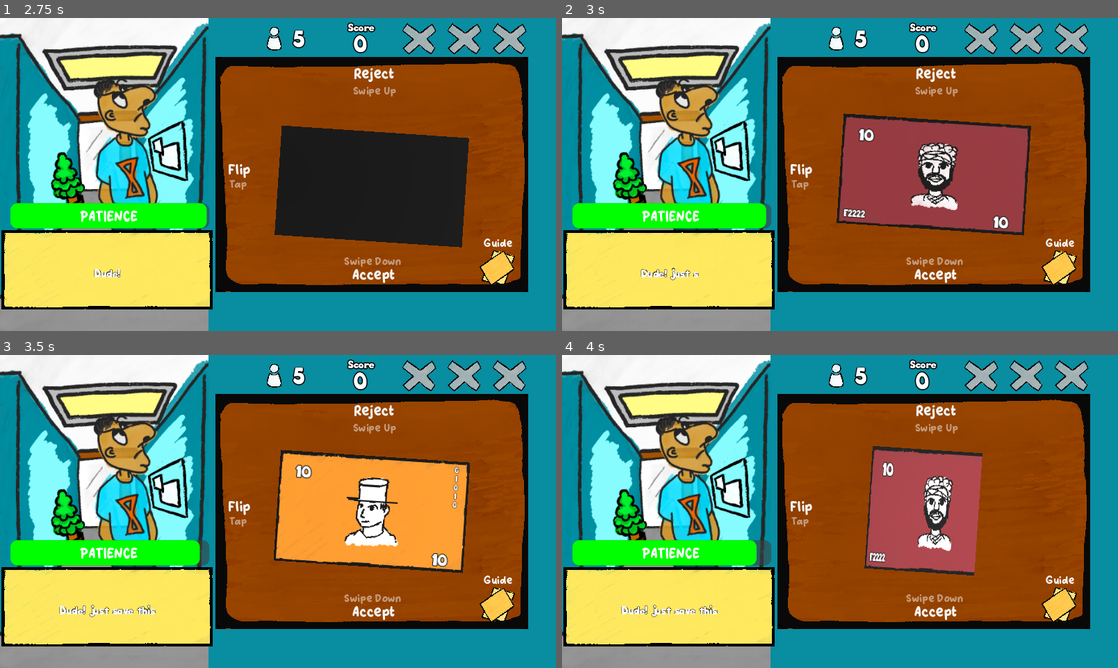
Above: before the commit, frames 1-4 (two rows, left to right).
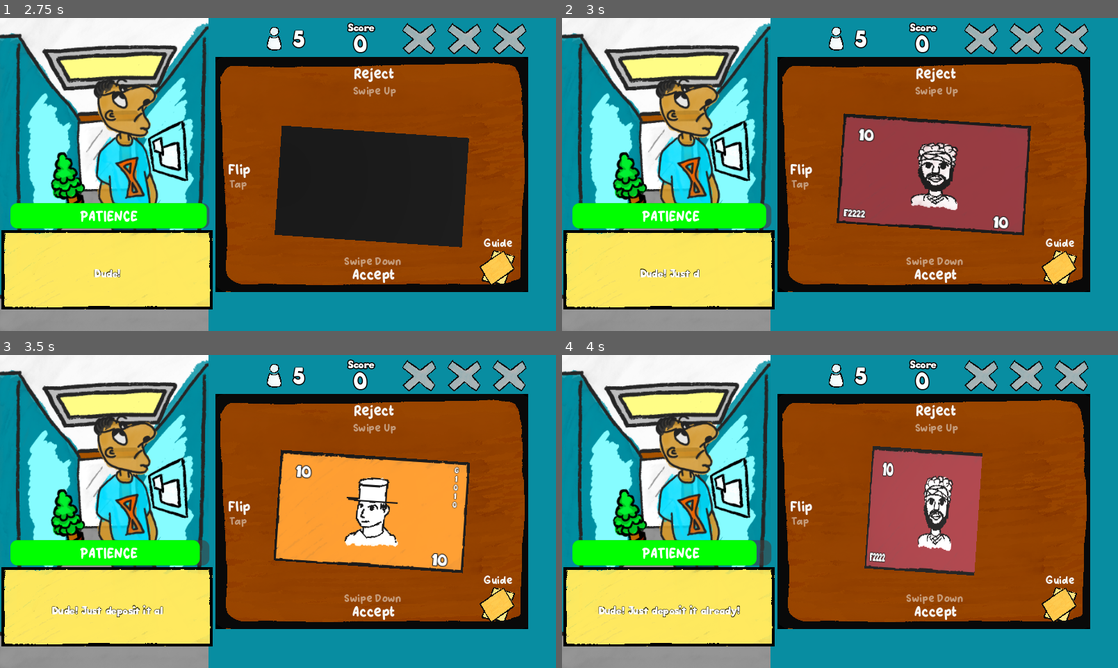
Above: after the commit, the same moments.

Repository: KaitoGameDev/brackeys-gj-2026-2
Game: Godot game, scene res://source/main_menu.tscn
Two runs of this game, one before a commit and one after it. Both use one fixed random seed, a clock stepped at 60 frames per second and the inputs below.
Inputs (mouse positions are in pixels of both pictures, inside the frame that each line leads up to):
- Up to frame 1 (2.75 s): click "Play" at 0.5 s; click "Start Day" at 1.25 s; move the mouse to (400, 158) at 2.02 s; click (400, 158) at 2.17 s
- Up to frame 2 (3 s): move the mouse to (728, 190) at 2.77 s; click (728, 190) at 2.92 s
- Up to frame 3 (3.5 s): no input
- Up to frame 4 (4 s): move the mouse to (895, 442) at 3.52 s; click (895, 442) at 3.67 s

Frame 1 is identical in both runs. In frame 2, 0.1% of the frame differs, in the area x 14-25%, y 79-84%; in frame 3, 0.4%; in frame 4, 0.5%, in the area x 6-32%, y 79-84%.

Commit message:
fix: proofread dialog lines

Diff:
--- a/resources/clients/chuck.tres
+++ b/resources/clients/chuck.tres
@@ -7,5 +7,5 @@
 script = ExtResource("1_okf6h")
 name = "Chuck"
 texture = ExtResource("2_2ft2g")
-lines = Array[String](["Honk! honk!...", "My wallet is like an onion. Every time I open it, it makes me cry", "Keep calm and honk on", "Not all clowns wear costumes. Some just live rent free in your head"])
+lines = Array[String](["Honk! Honk!", "My wallet is like an onion: every time I open it, it makes me cry!", "Keep calm and honk on.", "Not all clowns wear costumes. Some just live rent-free in your head!"])
 metadata/_custom_type_script = "uid://cdgknd6qunwba"
--- a/resources/clients/gramma.tres
+++ b/resources/clients/gramma.tres
@@ -7,5 +7,5 @@
 script = ExtResource("1_1n76f")
 name = "Gertrudis"
 texture = ExtResource("2_p2l82")
-lines = Array[String](["Hello dear, I want to deposit my pention", "Today was a great day at the bingo", "This money will be to my grandson, I love him", "What a day, when you are my age, doing this is way to have fun"])
+lines = Array[String](["Hello, dear, I want to deposit my pension.", "Today was a great day at bingo!", "This money is for my grandson. I love him!", "What a day, when you are my age, doing this is the best way to have fun!"])
 metadata/_custom_type_script = "uid://cdgknd6qunwba"
--- a/resources/clients/lola.tres
+++ b/resources/clients/lola.tres
@@ -7,5 +7,5 @@
 script = ExtResource("1_5t48e")
 name = "Lola"
 texture = ExtResource("2_vnans")
-lines = Array[String](["Money to buy cards in the future"])
+lines = Array[String](["Money to buy cards in the future.", "This is for trading cards.", "I'm saving up for cards."])
 metadata/_custom_type_script = "uid://cdgknd6qunwba"
--- a/resources/clients/steven.tres
+++ b/resources/clients/steven.tres
@@ -7,5 +7,5 @@
 script = ExtResource("1_68635")
 name = "Steven"
 texture = ExtResource("2_cihvc")
-lines = Array[String](["Time is gold, hurry up"])
+lines = Array[String](["Time is money, hurry up!"])
 metadata/_custom_type_script = "uid://cdgknd6qunwba"
--- a/resources/clients/ulises.tres
+++ b/resources/clients/ulises.tres
@@ -7,5 +7,5 @@
 script = ExtResource("1_hh6rl")
 name = "Ulises"
 texture = ExtResource("2_nkqfc")
-lines = Array[String](["Let's do this fast", "Do not waste my time", "Dude! just save this", "C'mon! just take my money", "Why is taking too long"])
+lines = Array[String](["Let's do this fast.", "Don't waste my time!", "Dude! Just deposit it already!", "C'mon! Just take my money!", "Why is it taking so long?"])
 metadata/_custom_type_script = "uid://cdgknd6qunwba"
